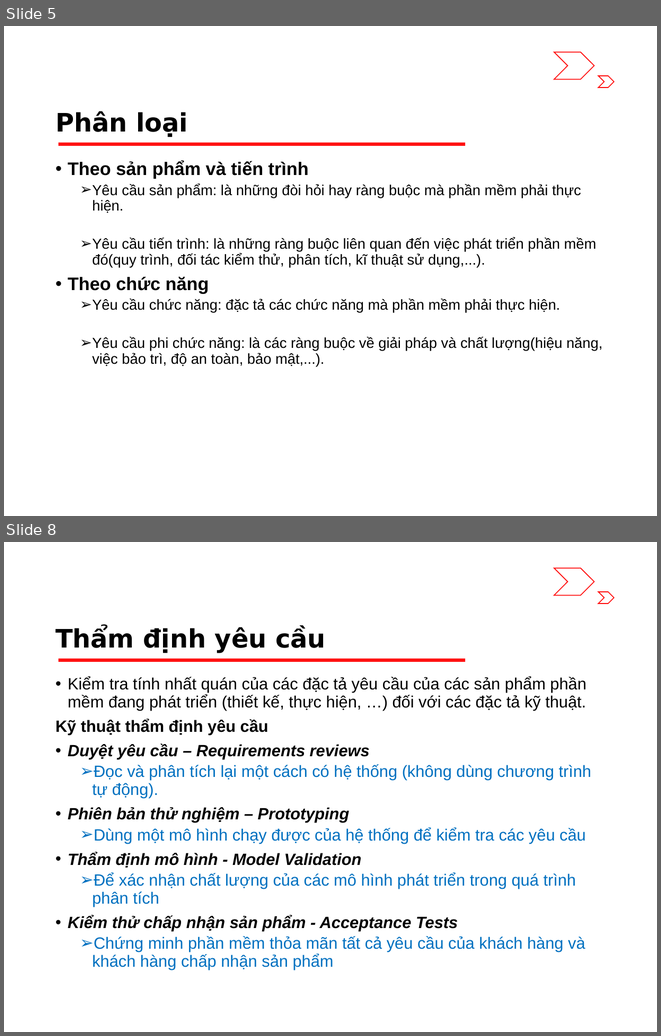
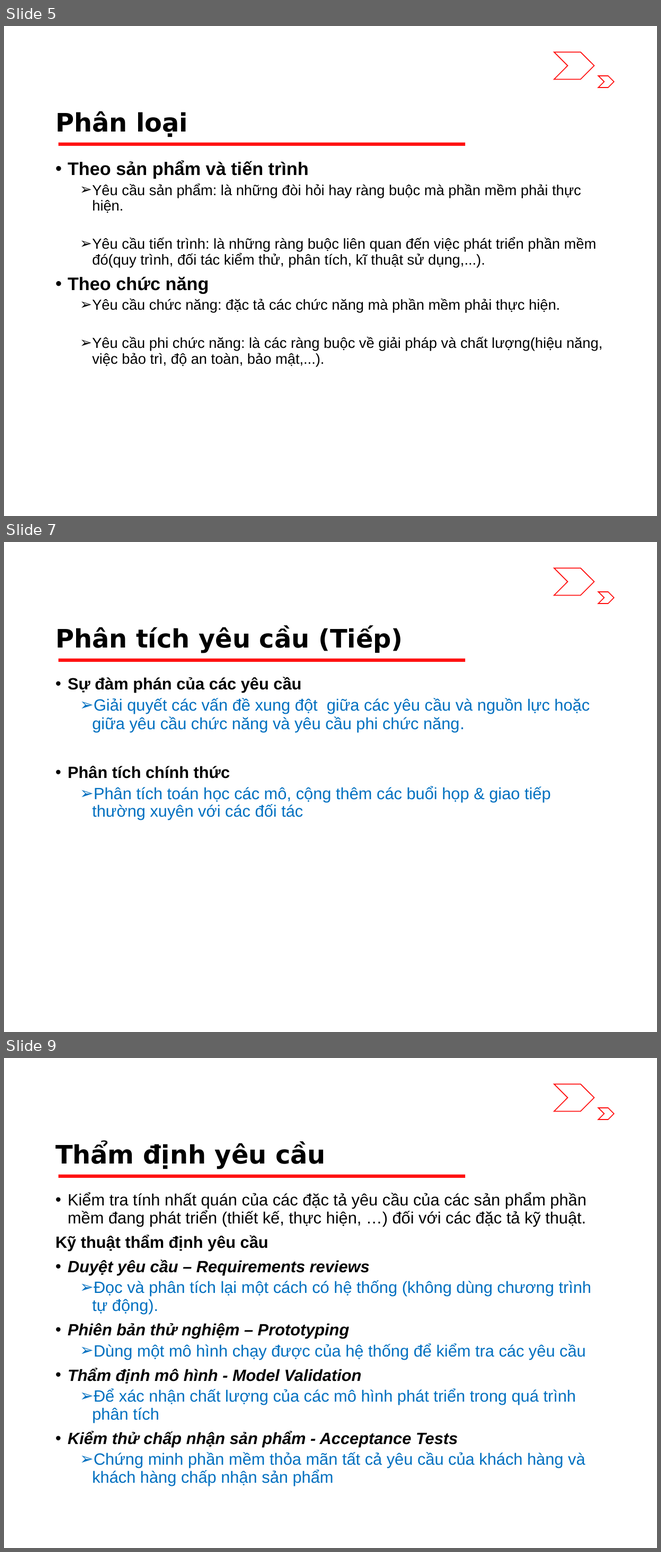
Before and after one commit to riverspart/uet-adv-sw-engineering, a slide deck: slide/dev/chapter_1/slide.pptx. Shown one above the other, each under a label of ours: slides 5 and 8 before the commit, slides 5, 7 and 9 after it; the slides between them are not shown. The pictures are 661x1036 and 661x1552 pixels, drawn with LibreOffice and Linux fonts; fonts in the diff are those of the drawing. Boxes give left, top, right and bottom in pixels: in the first picture for what was removed or moved away, otherwise in the second. Text is boxed around its words. In the diff, an @@ line names an element or a change of style, - is before the commit and + after.

```diff
--- a/slide/dev/chapter_1/slide.pptx
+++ b/slide/dev/chapter_1/slide.pptx
@@ slide 7 added at <box>4,542,657,1032</box>, background #FFFFFF; not listed: 3 template elements that a slide beside it also shows @@
@@ title added at <box>55,627,403,653</box>, 28 pt, text #000000, bold @@
+Phân tích yêu cầu (Tiếp)
@@ text added at <box>68,677,590,820</box>, 18 pt, text #0070C0 @@
+• Sự đàm phán của các yêu cầu
+  ➢ Giải quyết các vấn đề xung đột giữa các yêu cầu và nguồn lực hoặc giữa yêu cầu chức năng và yêu cầu phi chức năng.
+• Phân tích chính thức
+  ➢ Phân tích toán học các mô, cộng thêm các buổi họp & giao tiếp thường xuyên với các đối tác
@@ what was slide 8 is now slide 9 @@
```
Also in this commit, not shown: 3 slides changed.
